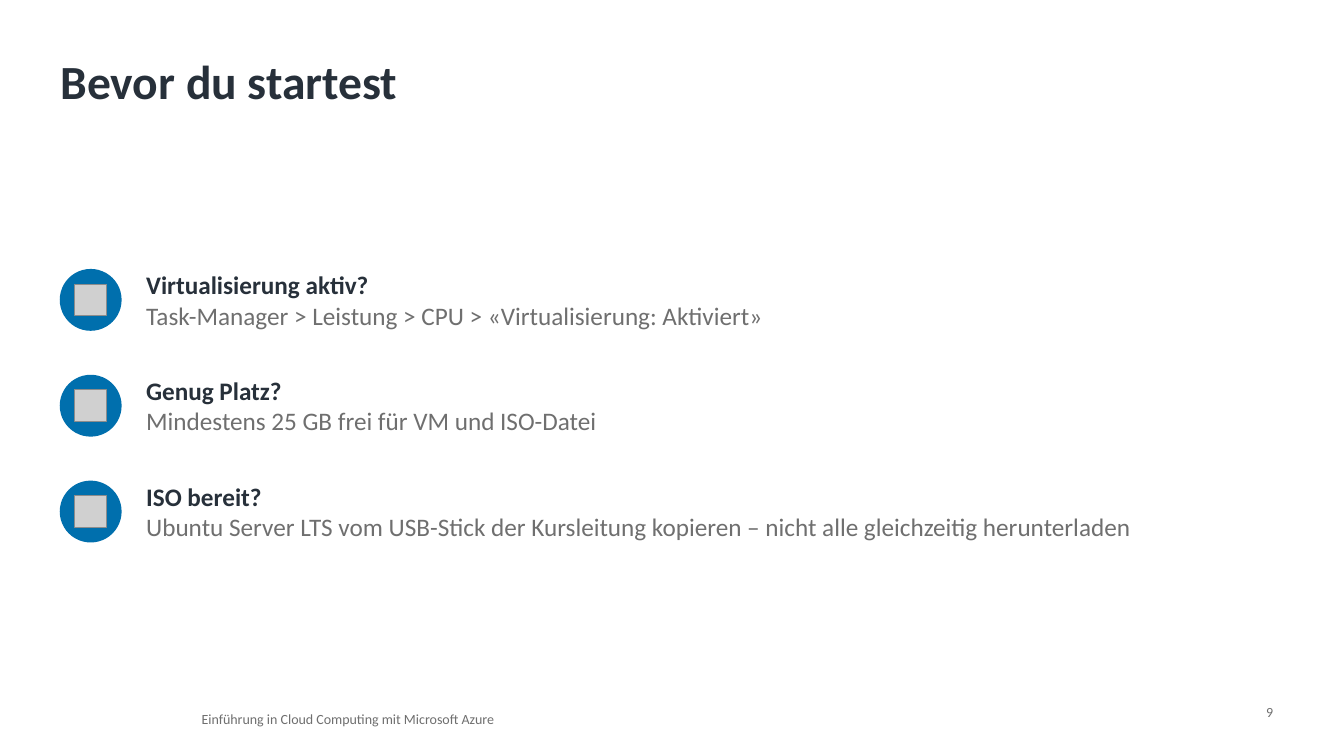
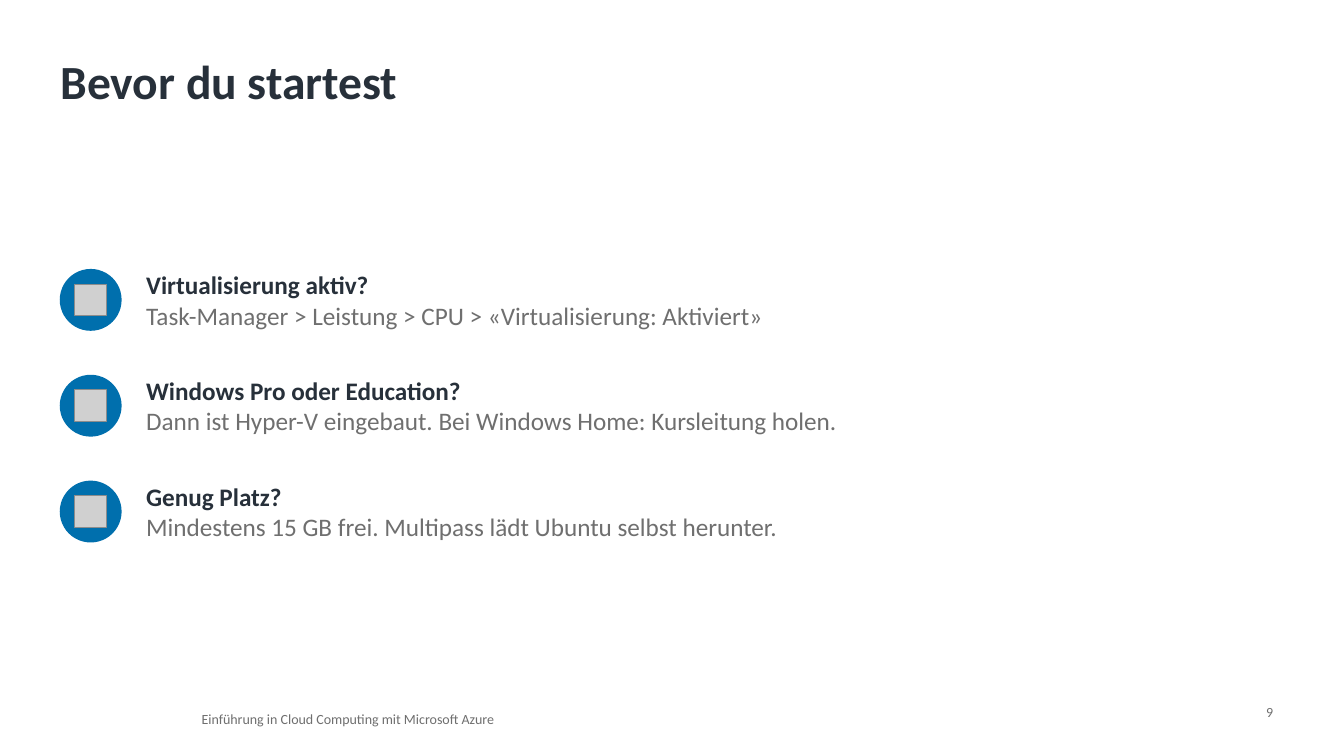
Before and after one commit to pat-teacher/azure-basics-training, a slide deck: slide 9 of praesentationen/tag-1-virtualisierung.pptx. Drawn at 1344x756 pixels with LibreOffice and Linux fonts; fonts in the diff are those of the drawing; grey boxes stand for pictures; background and template pictures are left out. Boxes give left, top, right and bottom in pixels: in the first picture for what was removed or moved away, otherwise in the second. Text is boxed around its words. In the diff, an @@ line names an element or a change of style, - is before the commit and + after.

Commit message:
Update course materials for Azure VM and networking concepts
- Revised the comparison table for Azure VM components to align with Multipass terminology.
- Updated the SSH key reference in the Azure Compute section to reflect the correct assignment.
- Modified the networking problem-solving statement in the Azure Networking section for clarity.
- Adjusted the learning objectives in the Automation section to specify tools used.
- Enhanced the README to include additional topics covered in the virtualization chapter.
- Updated the VM networking diagram to reflect accurate IP addresses and descriptions.
- Revised the diagram generation script to match the updated networking diagram.
- Adjusted presentation content to reflect changes in course structure and objectives.

```diff
--- a/praesentationen/tag-1-virtualisierung.pptx
+++ b/praesentationen/tag-1-virtualisierung.pptx
@@ text at (146,382,836,435): text changed @@
-Genug Platz?
-Mindestens 25 GB frei für VM und ISO-Datei
+Windows Pro oder Education?
+Dann ist Hyper-V eingebaut. Bei Windows Home: Kursleitung holen.
@@ text at (146,488,777,540): text changed @@
-ISO bereit?
-Ubuntu Server LTS vom USB-Stick der Kursleitung kopieren – nicht alle gleichzeitig herunterladen
+Genug Platz?
+Mindestens 15 GB frei. Multipass lädt Ubuntu selbst herunter.
```
Also in this commit, not shown: 4 other slides changed, 2 slides added, 1 slide removed, 52 other files.
